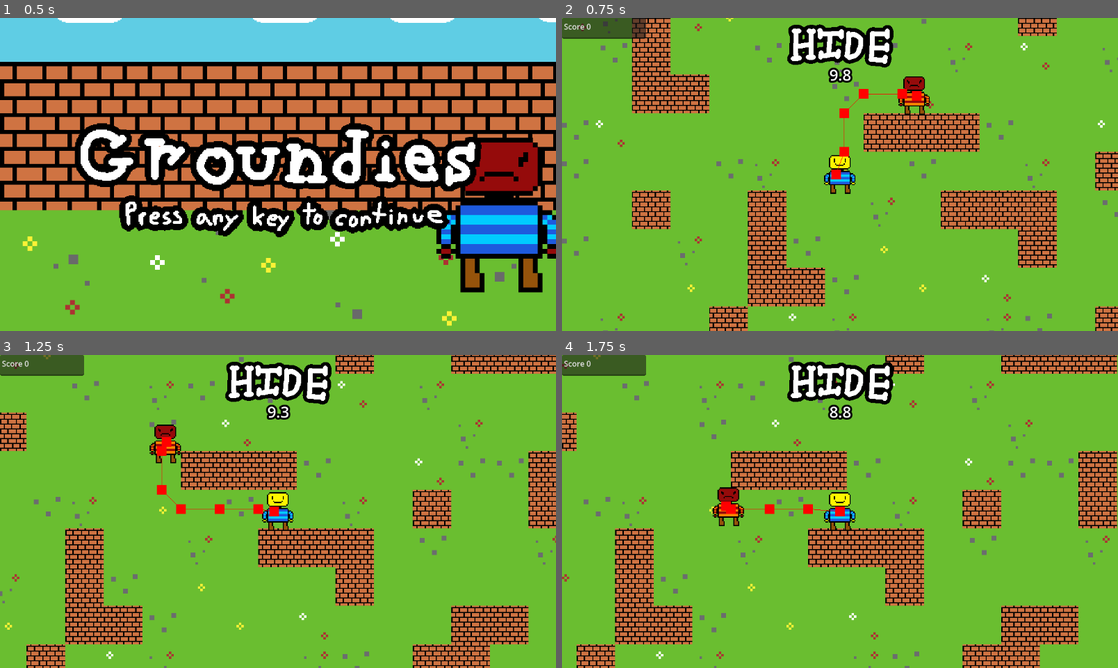
Above: before the commit, frames 1-4 (two rows, left to right).
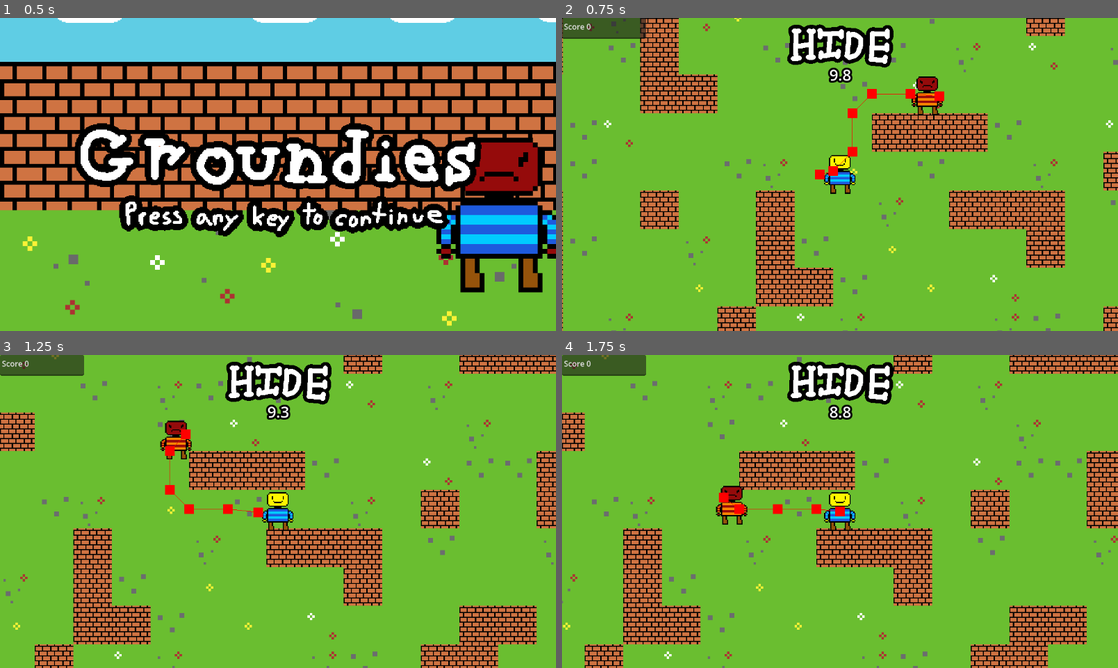
Above: after the commit, the same moments.

Repository: LegoMaster7001/fargo-game-jam-2025
Game: Godot game, scene res://Scenes/main_menu.tscn
The game is run twice, just before and just after one commit, with the same random seed, the same clock (stepped at 60 frames per second) and the same inputs.
Inputs:
- Up to frame 1 (0.5 s): no input
- Up to frame 2 (0.75 s): tap Enter at 0.5 s; hold Right (ui_right) from 0.53 s (still down); hold Space (call_groundies) from 0.53 s (still down)
- Up to frame 3 (1.25 s): keep holding Right (ui_right); keep holding Space (call_groundies)
- Up to frame 4 (1.75 s): release Right (ui_right) at 1.28 s; release Space (call_groundies) at 1.28 s; hold Down (ui_down) from 1.28 s (still down); tap E at 1.35 s

Frame 1 is identical in both runs. In frame 2, 10% of the frame differs, in the area x 0-100%, y 0-100%; in frame 3, 11%; in frame 4, 10%.

Commit message:
Added tutorial screen

Diff:
--- a/Scenes/main_menu.gd
+++ b/Scenes/main_menu.gd
@@ -1,6 +1,6 @@
 extends Control
 
-const GAME_SCENE_PATH := "res://Scenes/Game.tscn"
+const TUTORIAL_SCENE_PATH := "res://Scenes/tutorial.tscn"
 
 @export var animation_timer: Timer
 @export var animation_player: AnimationPlayer
@@ -15,7 +15,7 @@
 func _unhandled_key_input(event: InputEvent) -> void:
 	if not event.is_pressed():
 		return
-	SceneSwitcher.goto_scene(GAME_SCENE_PATH)
+	SceneSwitcher.goto_scene(TUTORIAL_SCENE_PATH)
 
 func get_next_animation_idx() -> int:
 	return (_current_animation_idx + 1) % _animations.size()
--- /dev/null
+++ b/Scenes/tutorial.tscn
@@ -0,0 +1,22 @@
+[gd_scene load_steps=3 format=3 uid="uid://b43xn8j0lx2hg"]
+
+[ext_resource type="Script" uid="uid://cty8yp548dlvf" path="res://Tutorial.gd" id="1_feyax"]
+[ext_resource type="Texture2D" uid="uid://dqepsd4t0t0js" path="res://Images/Tutorial.png" id="1_ka2pi"]
+
+[node name="Tutorial" type="Control"]
+layout_mode = 3
+anchors_preset = 15
+anchor_right = 1.0
+anchor_bottom = 1.0
+grow_horizontal = 2
+grow_vertical = 2
+script = ExtResource("1_feyax")
+
+[node name="TextureRect" type="TextureRect" parent="."]
+layout_mode = 1
+anchors_preset = 15
+anchor_right = 1.0
+anchor_bottom = 1.0
+grow_horizontal = 2
+grow_vertical = 2
+texture = ExtResource("1_ka2pi")
--- /dev/null
+++ b/Tutorial.gd
@@ -0,0 +1,8 @@
+extends Node
+
+const GAME_SCENE_PATH := "res://Scenes/Game.tscn"
+
+func _unhandled_key_input(event: InputEvent) -> void:
+	if not event.is_pressed():
+		return
+	SceneSwitcher.goto_scene(GAME_SCENE_PATH)
Not shown, added: Tutorial.gd.uid
